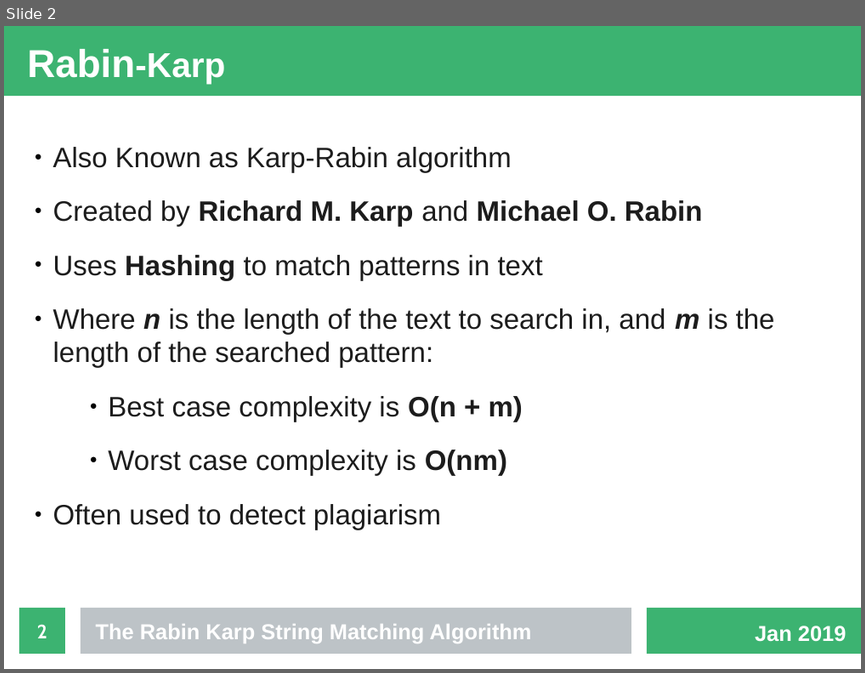
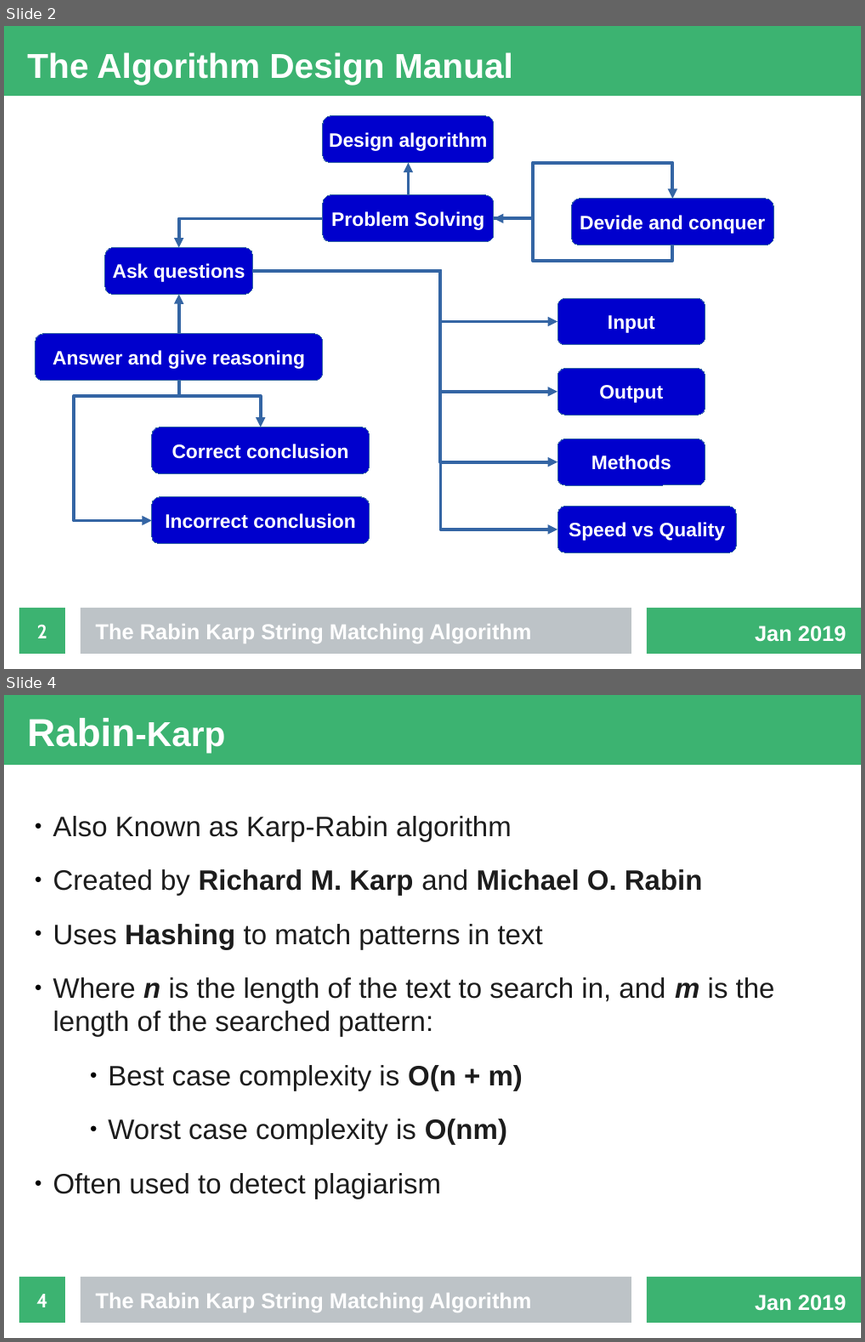
Before and after one commit to fennecinspace/Rabin-Karp, a slide deck: presentation/presentation.odp. Shown one above the other, each under a label of ours: slide 2 before the commit, slides 2 and 4 after it; the slides between them are not shown. The pictures are 865x673 and 865x1342 pixels, drawn with LibreOffice and Linux fonts; fonts in the diff are those of the drawing. Boxes give left, top, right and bottom in pixels: in the first picture for what was removed or moved away, otherwise in the second. Text is boxed around its words. In the diff, an @@ line names an element or a change of style, - is before the commit and + after.

Commit message:
added Design Manual book report

```diff
--- a/presentation/presentation.odp
+++ b/presentation/presentation.odp
@@ slide 2 added at [4, 26, 861, 669], background #FFFFFF; not listed: 3 template elements that a slide beside it also shows @@
@@ title added at [27, 52, 513, 85], 32 pt, text #FFFFFF, bold @@
+The Algorithm Design Manual
@@ rounded rectangle added at [323, 116, 494, 163], fill #0000CD, outline #3465A4 0 pt, 18 pt, text #FFFFFF, bold @@
+Design algorithm
@@ elbow arrow added from (409, 195) to (409, 163), #3465A4 3 pt @@
@@ elbow arrow added from (494, 219) to (673, 199), #3465A4 3 pt @@
@@ rounded rectangle added at [323, 195, 494, 242], fill #0000CD, outline #3465A4 0 pt, 18 pt, text #FFFFFF, bold @@
+Problem Solving
@@ rounded rectangle added at [572, 199, 774, 245], fill #0000CD, outline #3465A4 0 pt, 18 pt, text #FFFFFF, bold @@
+Devide and conquer
@@ elbow arrow added from (323, 219) to (179, 248), #3465A4 3 pt @@
@@ elbow arrow added from (673, 245) to (494, 219), #3465A4 3 pt @@
@@ rounded rectangle added at [105, 248, 253, 295], fill #0000CD, outline #3465A4 0 pt, 18 pt, text #FFFFFF, bold @@
+Ask questions
@@ elbow arrow added from (253, 271) to (557, 322), #3465A4 3 pt @@
@@ elbow arrow added from (253, 271) to (557, 392), #3465A4 3 pt @@
@@ elbow arrow added from (253, 271) to (557, 462), #3465A4 3 pt @@
@@ elbow arrow added from (253, 271) to (557, 529), #3465A4 3 pt @@
@@ elbow arrow added from (179, 334) to (179, 295), #3465A4 3 pt @@
@@ rounded rectangle added at [557, 298, 705, 345], fill #0000CD, outline #3465A4 0 pt, 18 pt, text #FFFFFF, bold @@
+Input
@@ rounded rectangle added at [35, 334, 323, 380], fill #0000CD, outline #3465A4 0 pt, 18 pt, text #FFFFFF, bold @@
+Answer and give reasoning
@@ elbow arrow added from (179, 380) to (152, 521), #3465A4 3 pt @@
@@ elbow arrow added from (179, 380) to (261, 427), #3465A4 3 pt @@
@@ rounded rectangle added at [557, 368, 705, 414], fill #0000CD, outline #3465A4 0 pt, 18 pt, text #FFFFFF, bold @@
+Output
@@ rounded rectangle added at [152, 427, 370, 474], fill #0000CD, outline #3465A4 0 pt, 18 pt, text #FFFFFF, bold @@
+Correct conclusion
@@ rounded rectangle added at [557, 439, 705, 486], fill #0000CD, outline #3465A4 0 pt, 18 pt, text #FFFFFF, bold @@
+Methods
@@ rounded rectangle added at [152, 497, 370, 544], fill #0000CD, outline #3465A4 0 pt, 18 pt, text #FFFFFF, bold @@
+Incorrect conclusion
@@ rounded rectangle added at [557, 505, 737, 552], fill #0000CD, outline #3465A4 0 pt, 18 pt, text #FFFFFF, bold @@
+Speed vs Quality
@@ page number added at [19, 607, 65, 653], fill #3CB371, 18 pt, text #FFFFFF, bold @@
+2
@@ text added at [96, 624, 532, 643], 20 pt, text #FFFFFF, bold @@
+The Rabin Karp String Matching Algorithm
@@ text added at [755, 625, 846, 641], 20 pt, text #FFFFFF, bold @@
+Jan 2019
@@ what was slide 2 is now slide 4 @@
@@ page number at [36, 1293, 47, 1307]: text changed @@
-2
+4
```
Also in this commit, not shown: 2 slides changed, 1 other slide added.
